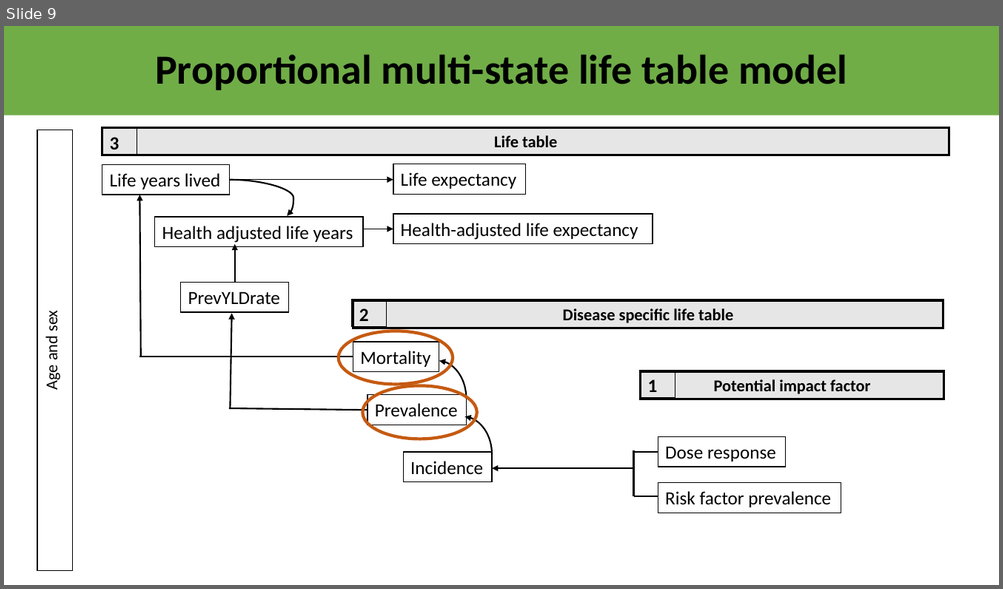
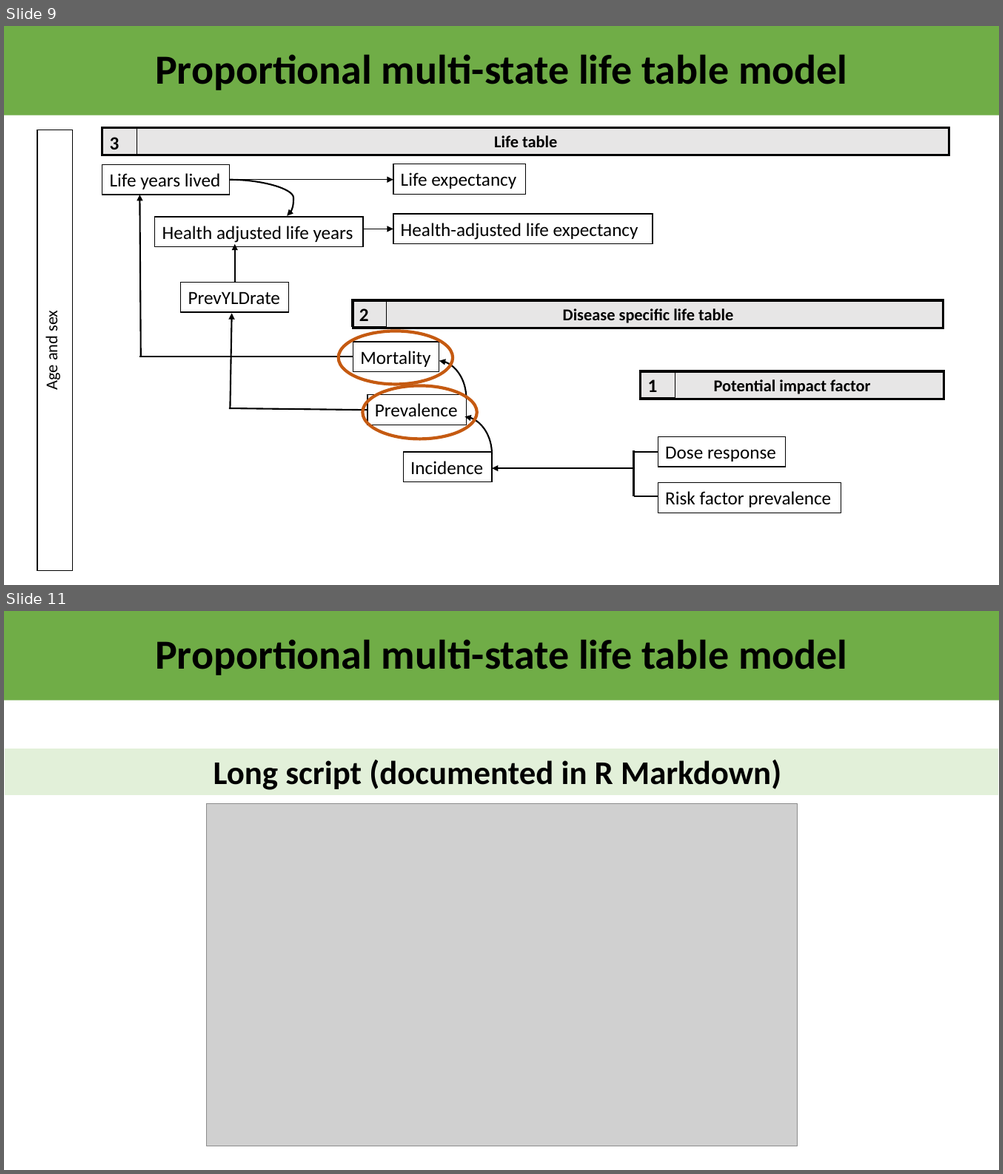
Before and after one commit to ITHIM/ITHIM-R, a slide deck: MSLT/structure/PMSLTframeworkV2.pptx. Shown one above the other, each under a label of ours: slide 9 before the commit, slides 9 and 11 after it; the slides between them are not shown. The pictures are 1003x589 and 1003x1174 pixels, drawn with LibreOffice and Linux fonts; fonts in the diff are those of the drawing; grey boxes stand for pictures. Boxes give left, top, right and bottom in pixels: in the first picture for what was removed or moved away, otherwise in the second. Text is boxed around its words. In the diff, an @@ line names an element or a change of style, - is before the commit and + after.

```diff
--- a/MSLT/structure/PMSLTframeworkV2.pptx
+++ b/MSLT/structure/PMSLTframeworkV2.pptx
@@ slide 11 added at box(4, 611, 999, 1170), background #FFFFFF @@
@@ rectangle added at box(4, 611, 999, 701), fill #70AD47, 40 pt, text #000000, bold @@
+Proportional multi-state life table model
@@ rectangle added at box(4, 748, 999, 795), fill #E2F0D9, outline #FFFFFF 1 pt, 32 pt, text #000000, bold @@
+Long script (documented in R Markdown)
@@ picture added at box(206, 804, 797, 1147) @@
```
Also in this commit, not shown: 8 slides changed, 5 other slides added, 3 slides removed, 8 other files.
